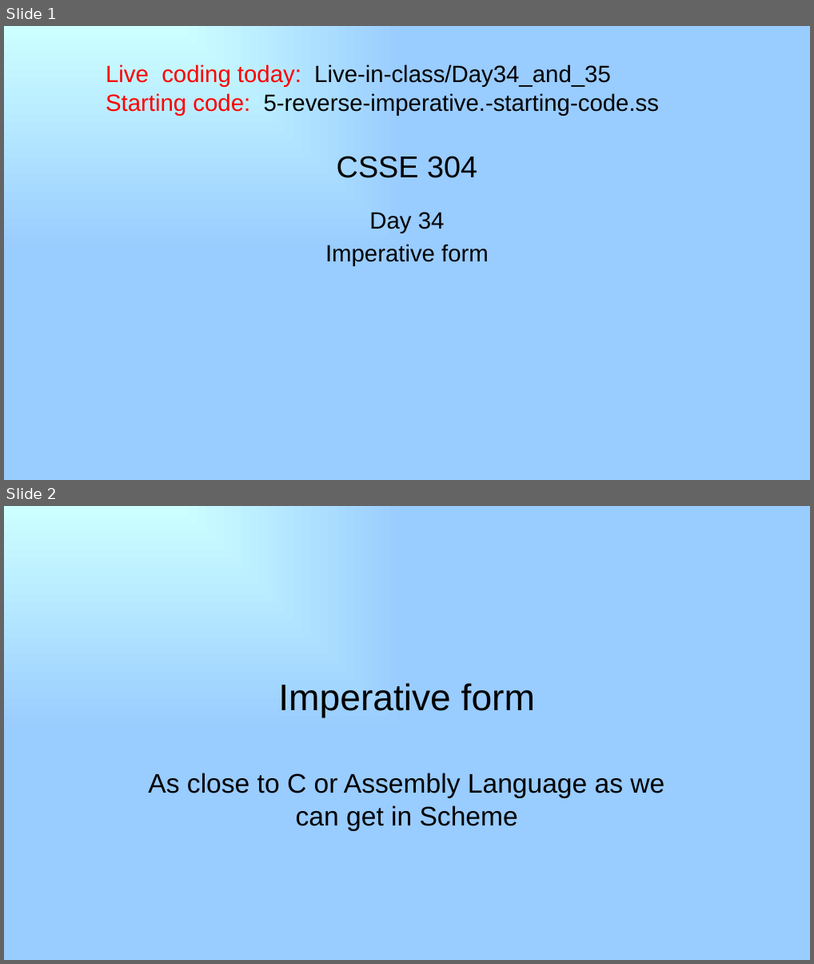
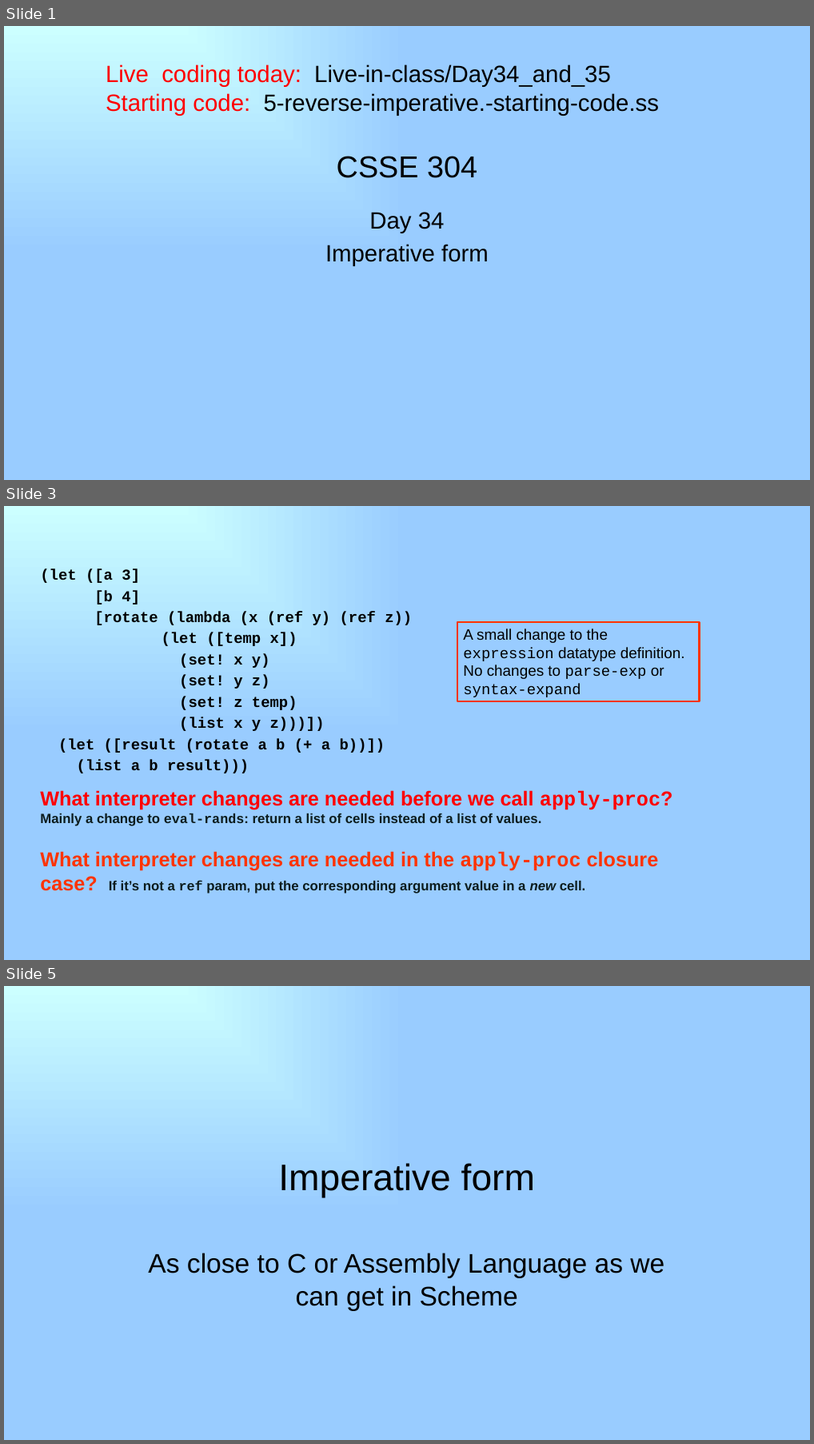
Before and after one commit to RHIT-CSSE/csse304, a slide deck: ClassMaterials/ImperativeForm/34-imperative-form.pptx. Shown one above the other, each under a label of ours: slides 1 and 2 before the commit, slides 1, 3 and 5 after it; the slides between them are not shown. The pictures are 814x964 and 814x1444 pixels, drawn with LibreOffice and Linux fonts; fonts in the diff are those of the drawing. Boxes give left, top, right and bottom in pixels: in the first picture for what was removed or moved away, otherwise in the second. Text is boxed around its words. In the diff, an @@ line names an element or a change of style, - is before the commit and + after.

Commit message:
moving ref params earlier

```diff
--- a/ClassMaterials/ImperativeForm/34-imperative-form.pptx
+++ b/ClassMaterials/ImperativeForm/34-imperative-form.pptx
@@ slide 3 added at [4,506,810,960], background gradient #CCFFFF to #99CCFF @@
@@ text added at [40,569,674,893], 18 pt, text #000000, bold @@
+(let ([a 3]
+[b 4]
+[rotate (lambda (x (ref y) (ref z))
+(let ([temp x])
+(set! x y)
+(set! y z)
+(set! z temp)
+(list x y z)))])
+(let ([result (rotate a b (+ a b))])
+(list a b result)))
+What interpreter changes are needed before we call apply-proc? Mainly a change to eval-rands: return a list of cells instead of a list of values.
+What interpreter changes are needed in the apply-proc closure case? If it’s not a ref param, put the corresponding argument value in a new cell.
@@ rectangle added at [458,622,700,701], outline #FF3300 2.25 pt, 18 pt, text #000000 @@
+A small change to the expression datatype definition.
+No changes to parse-exp or syntax-expand
@@ what was slide 2 is now slide 5 @@
```
Also in this commit, not shown: 2 other slides added, 2 other files.
